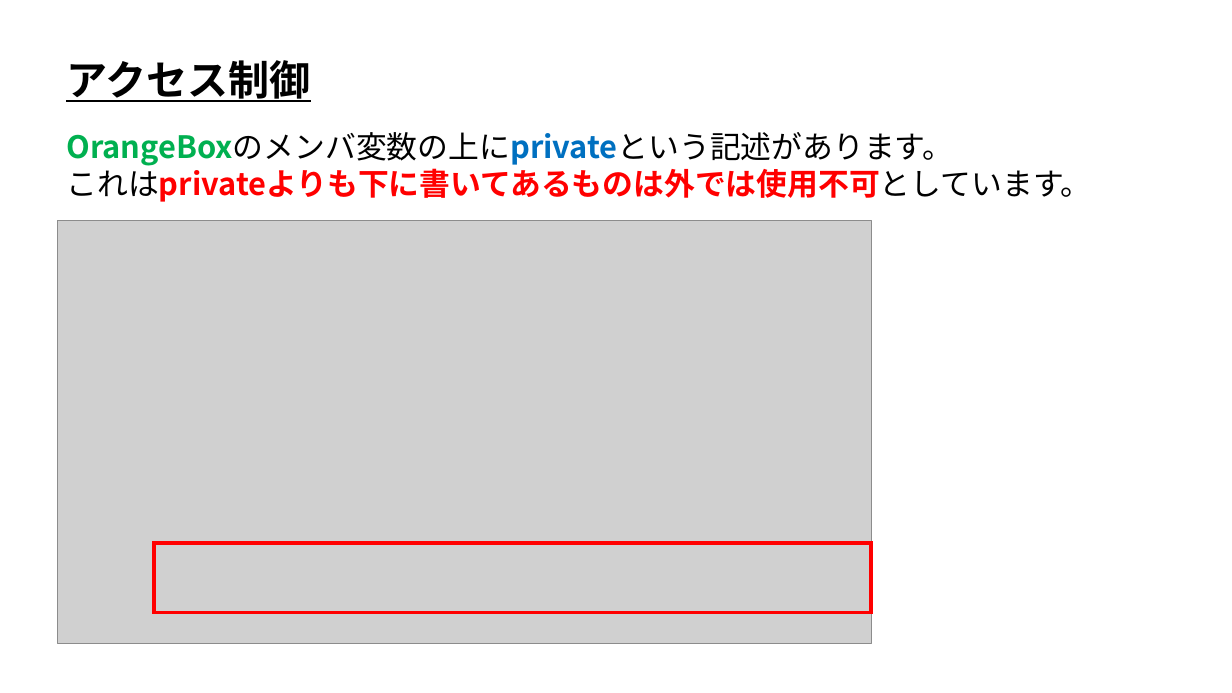
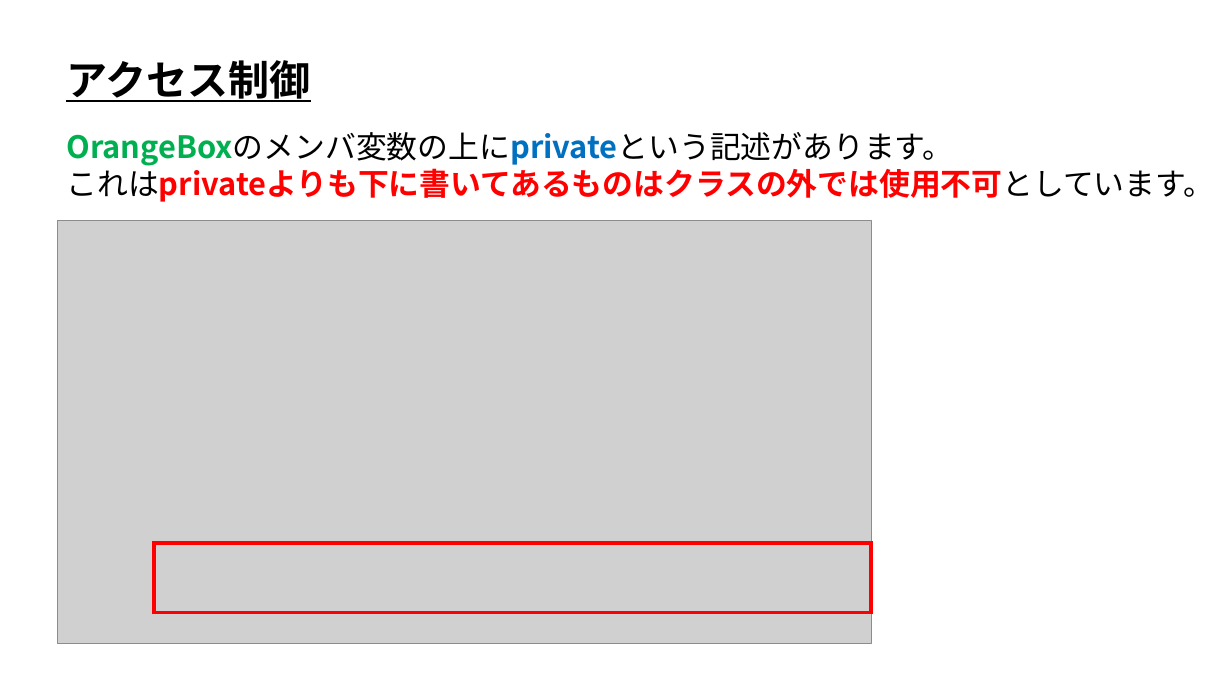
Before and after one commit to ArakiYusuke-Ohara/Textbook, a slide deck: slide 4 of ゲーム科1年/01_後期/プログラミングⅢ/02_アクセス制御.pptx. Drawn at 1232x693 pixels with LibreOffice and Linux fonts; fonts in the diff are those of the drawing; grey boxes stand for pictures. Boxes give left, top, right and bottom in pixels: in the first picture for what was removed or moved away, otherwise in the second. Text is boxed around its words. In the diff, an @@ line names an element or a change of style, - is before the commit and + after.

```diff
--- a/ゲーム科1年/01_後期/プログラミングⅢ/02_アクセス制御.pptx
+++ b/ゲーム科1年/01_後期/プログラミングⅢ/02_アクセス制御.pptx
@@ text at (66,163,1214,202): text changed @@
-これはprivateよりも下に書いてあるものは外では使用不可としています。
+これはprivateよりも下に書いてあるものはクラスの外では使用不可としています。
```
Also in this commit, not shown: 1 other slide changed, 4 other files.
